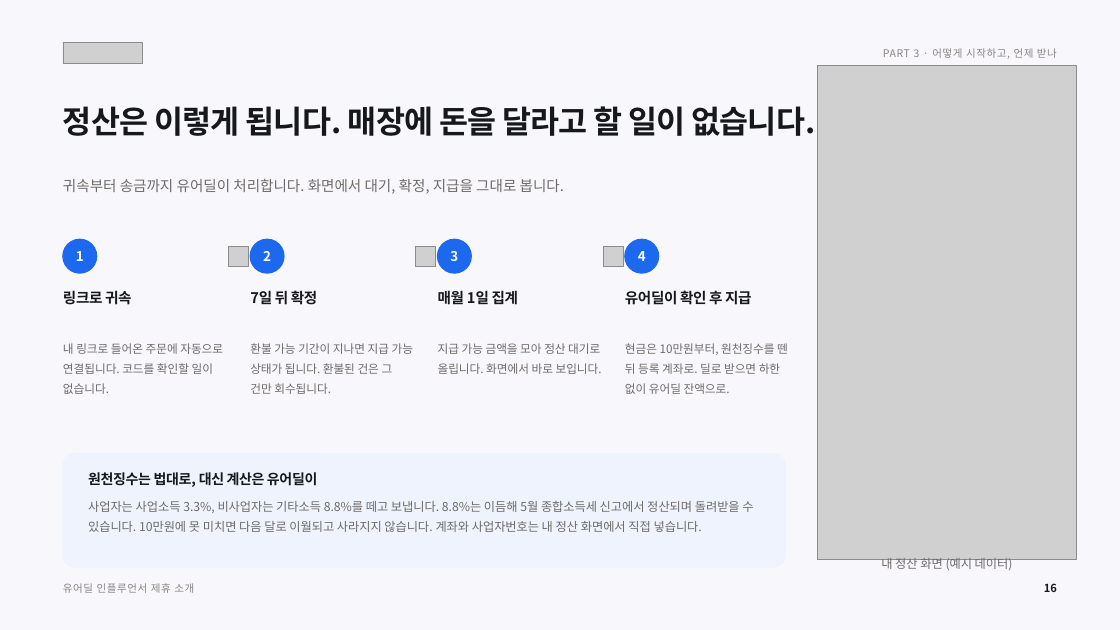
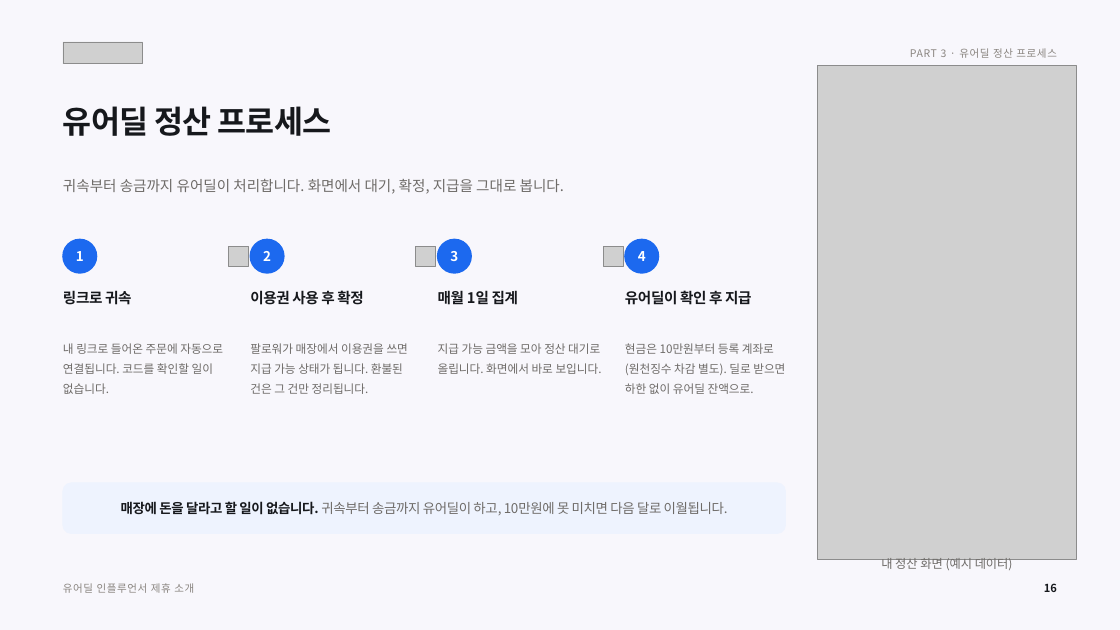
Before and after one commit to tobe2111/ur-live, a slide deck: slide 17 of docs/business/proposals/urdeal-influencer-deck.pptx. Drawn at 1120x630 pixels with LibreOffice and Linux fonts; fonts in the diff are those of the drawing; grey boxes stand for pictures. Boxes give left, top, right and bottom in pixels: in the first picture for what was removed or moved away, otherwise in the second. Text is boxed around its words. In the diff, an @@ line names an element or a change of style, - is before the commit and + after.

```diff
--- a/docs/business/proposals/urdeal-influencer-deck.pptx
+++ b/docs/business/proposals/urdeal-influencer-deck.pptx
@@ text at [910,48,1056,58]: text changed @@
-PART 3 · 어떻게 시작하고, 언제 받나
+PART 3 · 유어딜 정산 프로세스
@@ text at [63,106,331,136]: text changed @@
-정산은 이렇게 됩니다. 매장에 돈을 달라고 할 일이 없습니다.
+유어딜 정산 프로세스
@@ text at [250,290,363,305]: text changed @@
-7일 뒤 확정
+이용권 사용 후 확정
@@ text at [250,343,408,394]: text changed @@
-환불 가능 기간이 지나면 지급 가능 상태가 됩니다. 환불된 건은 그 건만 회수됩니다.
+팔로워가 매장에서 이용권을 쓰면 지급 가능 상태가 됩니다. 환불된 건은 그 건만 정리됩니다.
@@ text at [625,343,785,394]: text changed @@
-현금은 10만원부터, 원천징수를 뗀 뒤 등록 계좌로. 딜로 받으면 하한 없이 유어딜 잔액으로.
+현금은 10만원부터 등록 계좌로(원천징수 차감 별도). 딜로 받으면 하한 없이 유어딜 잔액으로.
@@ rounded rectangle: place and size @@
-rounded rectangle at [63,454,786,567]
+rounded rectangle at [63,483,786,534]
@@ rounded rectangle at [63,483,786,534]: proportions changed @@
@@ text removed at [88,501,753,532] @@
-사업자는 사업소득 3.3%, 비사업자는 기타소득 8.8%를 떼고 보냅니다. 8.8%는 이듬해 5월 종합소득세 신고에서 정산되며 돌려받을 수 있습니다. 10만원에 못 미치면 다음 달로 이월되고 사라지지 않습니다. 계좌와 사업자번호는 내 정산 화면에서 직접 넣습니다.
@@ text at [121,501,728,515]: text changed; size 12 to 11.5 pt; text colour #16181C to #6E6B68; bold off @@
-원천징수는 법대로, 대신 계산은 유어딜이
+매장에 돈을 달라고 할 일이 없습니다. 귀속부터 송금까지 유어딜이 하고, 10만원에 못 미치면 다음 달로 이월됩니다.
```
Also in this commit, not shown: 19 other slides changed, 9 other files.
